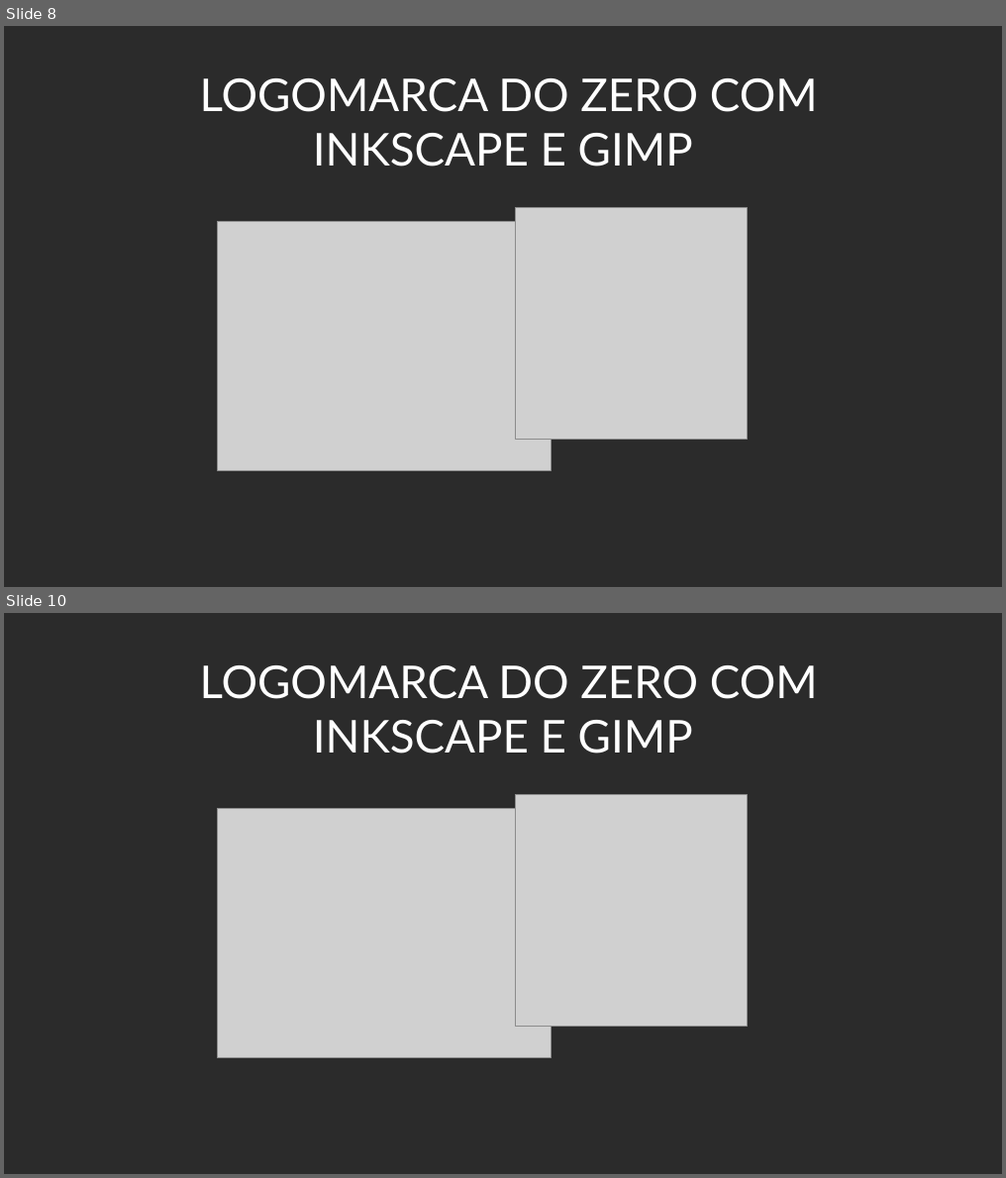
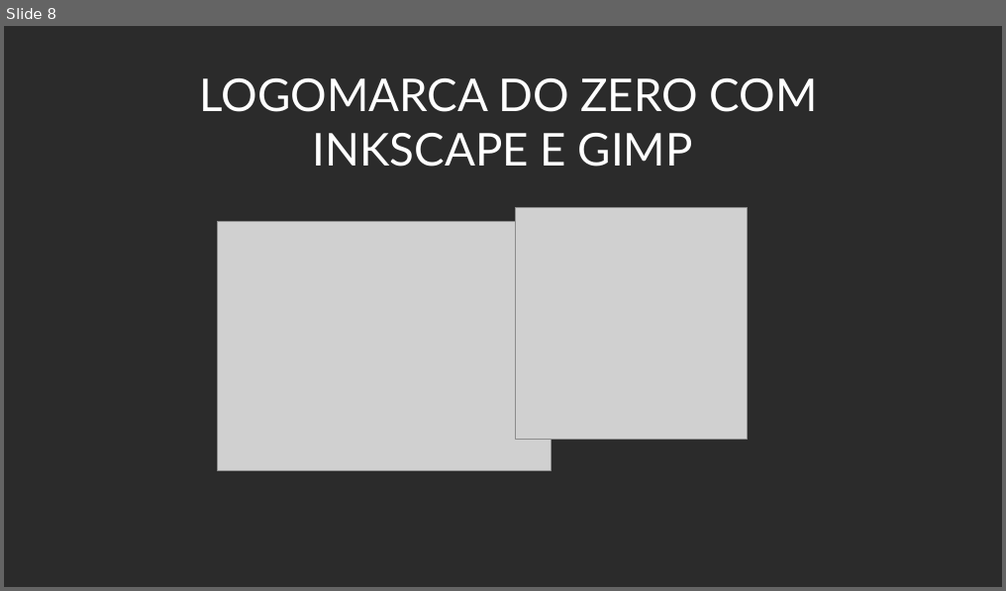
Before and after one commit to Doginnn/expotec2020, a slide deck: palestras/Expotec_2020_Criando logo INKSCAPE e GIMP.odp. Shown one above the other, each under a label of ours: slides 8 and 10 before the commit, slide 8 after it; the slides between them are not shown. The pictures are 1006x1178 and 1006x591 pixels, drawn with LibreOffice and Linux fonts; fonts in the diff are those of the drawing; grey boxes stand for pictures; background and template pictures are left out; a plain dark background stands for a picture behind light text. Boxes give left, top, right and bottom in pixels: in the first picture for what was removed or moved away, otherwise in the second. Text is boxed around its words. In the diff, an @@ line names an element or a change of style, - is before the commit and + after.

Commit message:
[ADD]Modificando palestra logo do zero com INKSCAPE e GIMP

```diff
--- a/palestras/Expotec_2020_Criando logo INKSCAPE e GIMP.odp
+++ b/palestras/Expotec_2020_Criando logo INKSCAPE e GIMP.odp
@@ slide 10 removed at box(4, 613, 1002, 1174), background picture (left out) @@
@@ text removed at box(200, 665, 818, 754) @@
-LOGOMARCA DO ZERO COM INKSCAPE E GIMP
@@ picture removed at box(218, 809, 550, 1059) @@
@@ picture removed at box(515, 795, 746, 1027) @@
```
Also in this commit, not shown: 6 slides added, 7 other slides removed.
